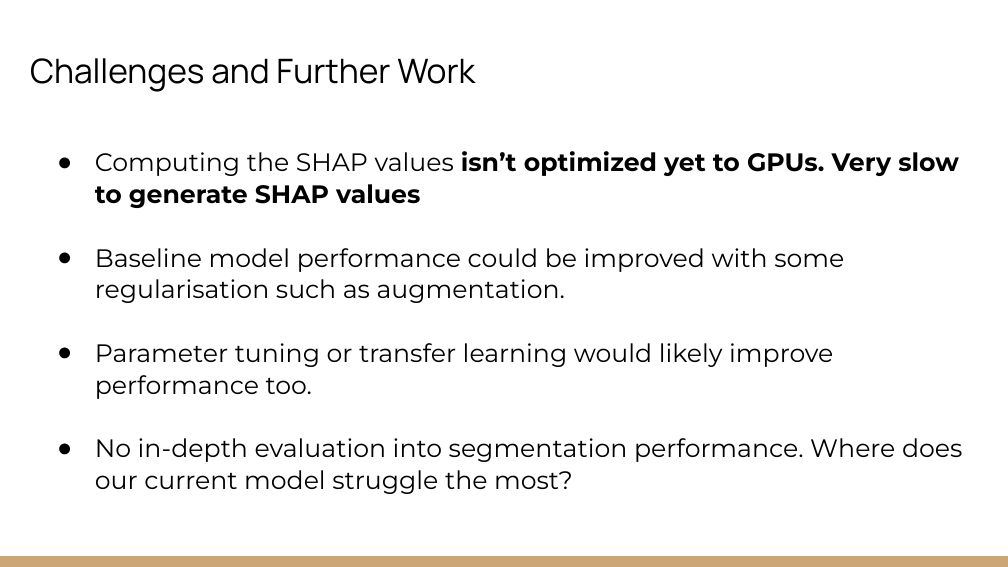
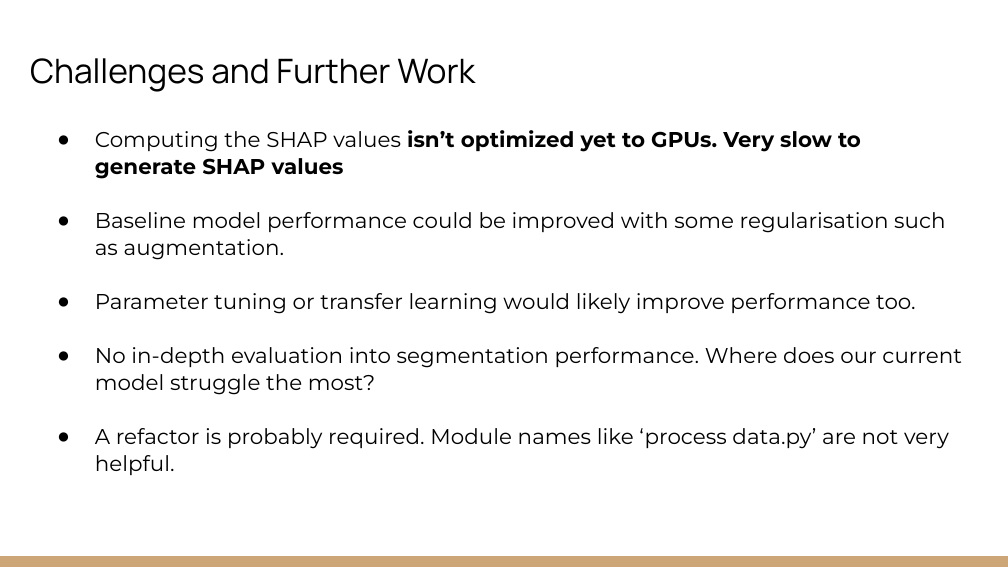
Before and after one commit to EdwinB12/Explainable-Christmas, a slide deck: slide 14 of Presentations/EAGE_Hackathon_2022_Explainable_Christmas-Concise.pptx. Drawn at 1008x567 pixels with LibreOffice and Linux fonts; fonts in the diff are those of the drawing. Boxes give left, top, right and bottom in pixels: in the first picture for what was removed or moved away, otherwise in the second. Text is boxed around its words. In the diff, an @@ line names an element or a change of style, - is before the commit and + after.

```diff
--- a/Presentations/EAGE_Hackathon_2022_Explainable_Christmas-Concise.pptx
+++ b/Presentations/EAGE_Hackathon_2022_Explainable_Christmas-Concise.pptx
@@ text "Computing the SHAP values isn’t ...": place and size @@
-text "Computing the SHAP values isn’t ..." at (95, 151, 962, 494)
+text "Computing the SHAP values isn’t ..." at (95, 130, 962, 475)
@@ text at (95, 130, 962, 395): size 18 to 15.3 pt in "Computing the SHAP values isn’t optimized yet ...", "Baseline model performance could be improved with ...", "Parameter tuning or transfer learning would likely ...", "No in-depth evaluation into segmentation performance. Where ..." @@
@@ text at (95, 428, 949, 475): paragraph added @@
+● A refactor is probably required. Module names like ‘process data.py’ are not very helpful.
```
Also in this commit, not shown: 7 other slides changed, 1 other file.
